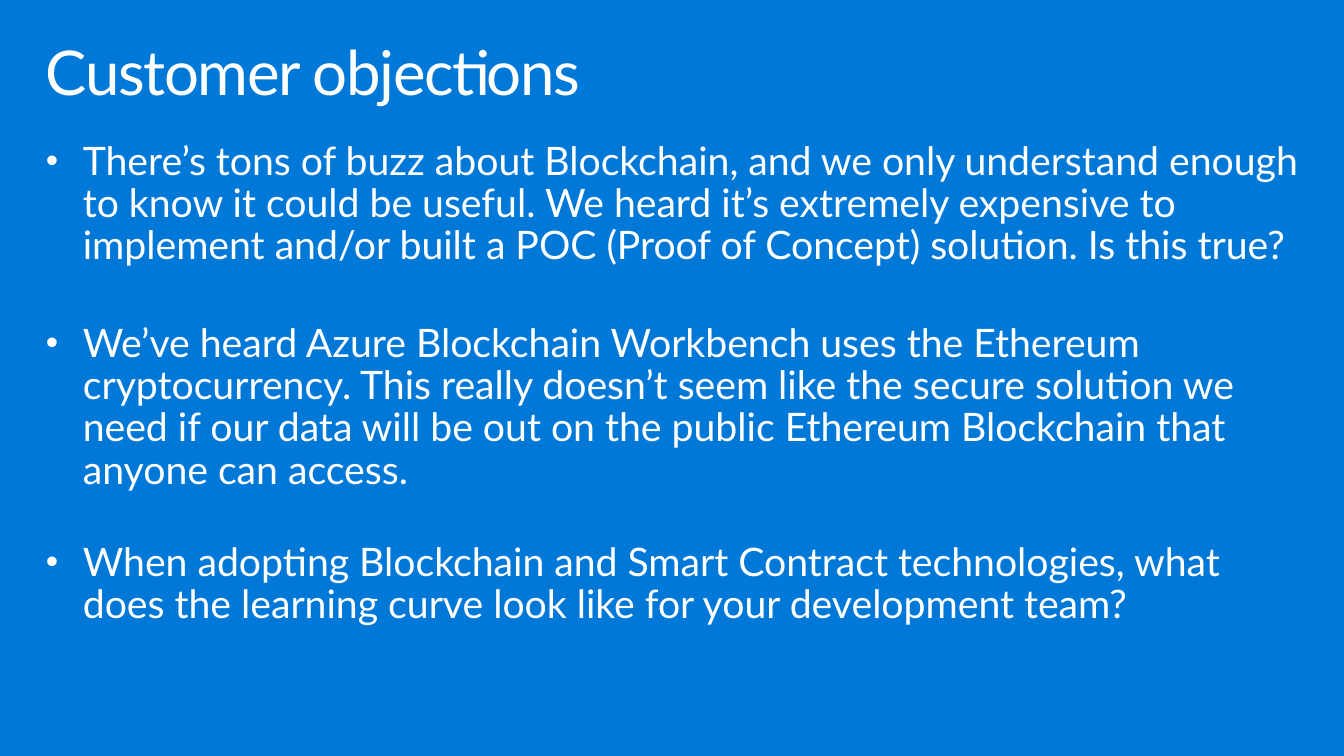
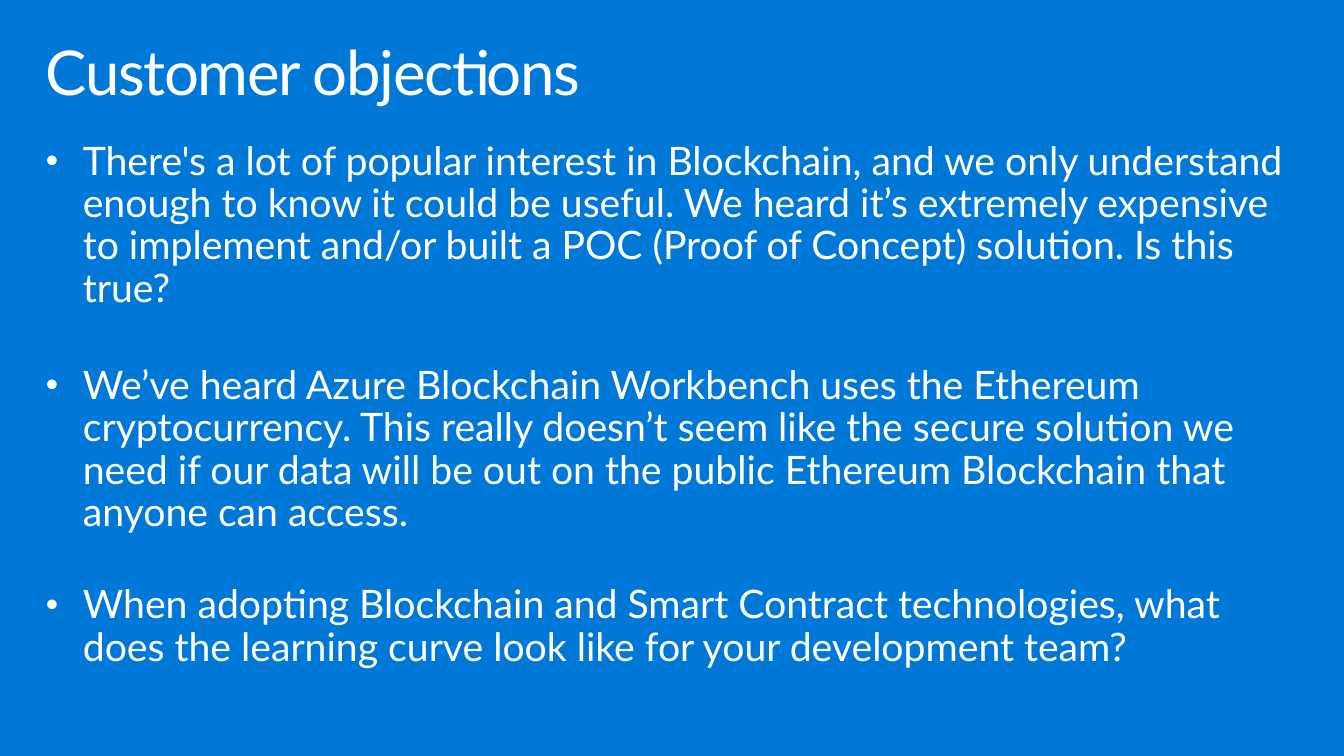
Before and after one commit to Microsoft/MCW-Azure-Blockchain, a slide deck: slide 9 of Whiteboard design session/WDS trainer presentation - Azure Blockchain.pptx. Drawn at 1344x756 pixels with LibreOffice and Linux fonts; fonts in the diff are those of the drawing. Boxes give left, top, right and bottom in pixels: in the first picture for what was removed or moved away, otherwise in the second. Text is boxed around its words. In the diff, an @@ line names an element or a change of style, - is before the commit and + after.

```diff
--- a/Whiteboard design session/WDS trainer presentation - Azure Blockchain.pptx
+++ b/Whiteboard design session/WDS trainer presentation - Azure Blockchain.pptx
@@ text at [83,146,1283,303]: text changed @@
-• There’s tons of buzz about Blockchain, and we only understand enough to know it could be useful. We heard it’s extremely expensive to implement and/or built a POC (Proof of Concept) solution. Is this true?
+• There's a lot of popular interest in Blockchain, and we only understand enough to know it could be useful. We heard it’s extremely expensive to implement and/or built a POC (Proof of Concept) solution. Is this true?
```
Also in this commit, not shown: 2 other slides changed.
